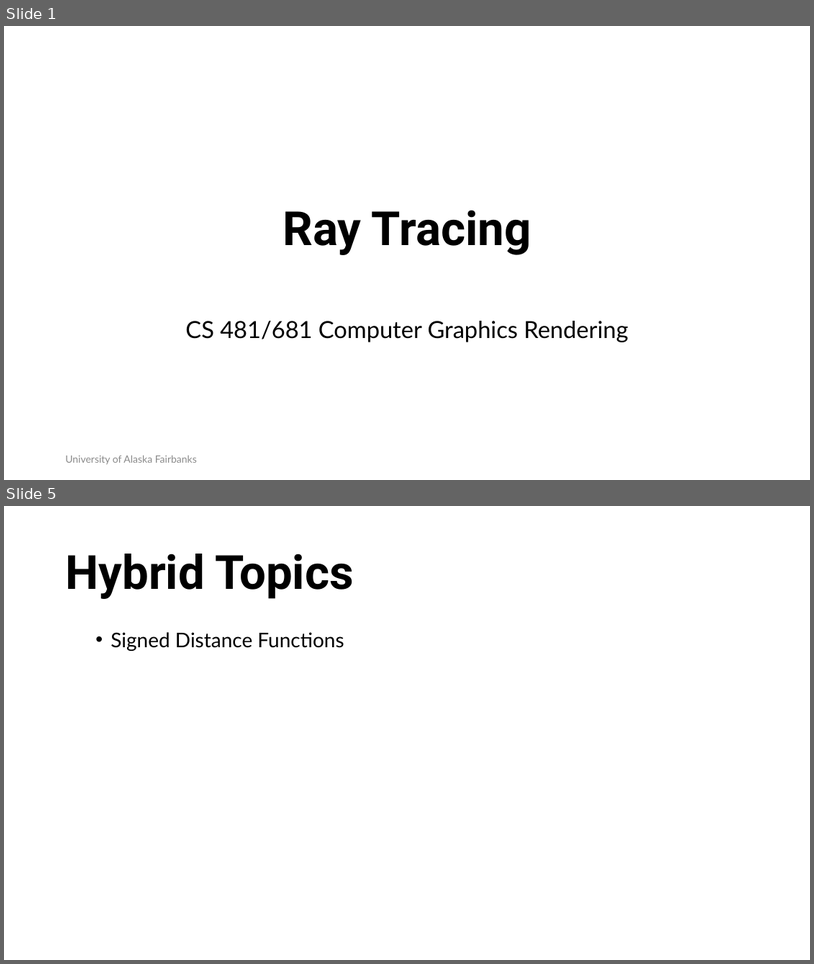
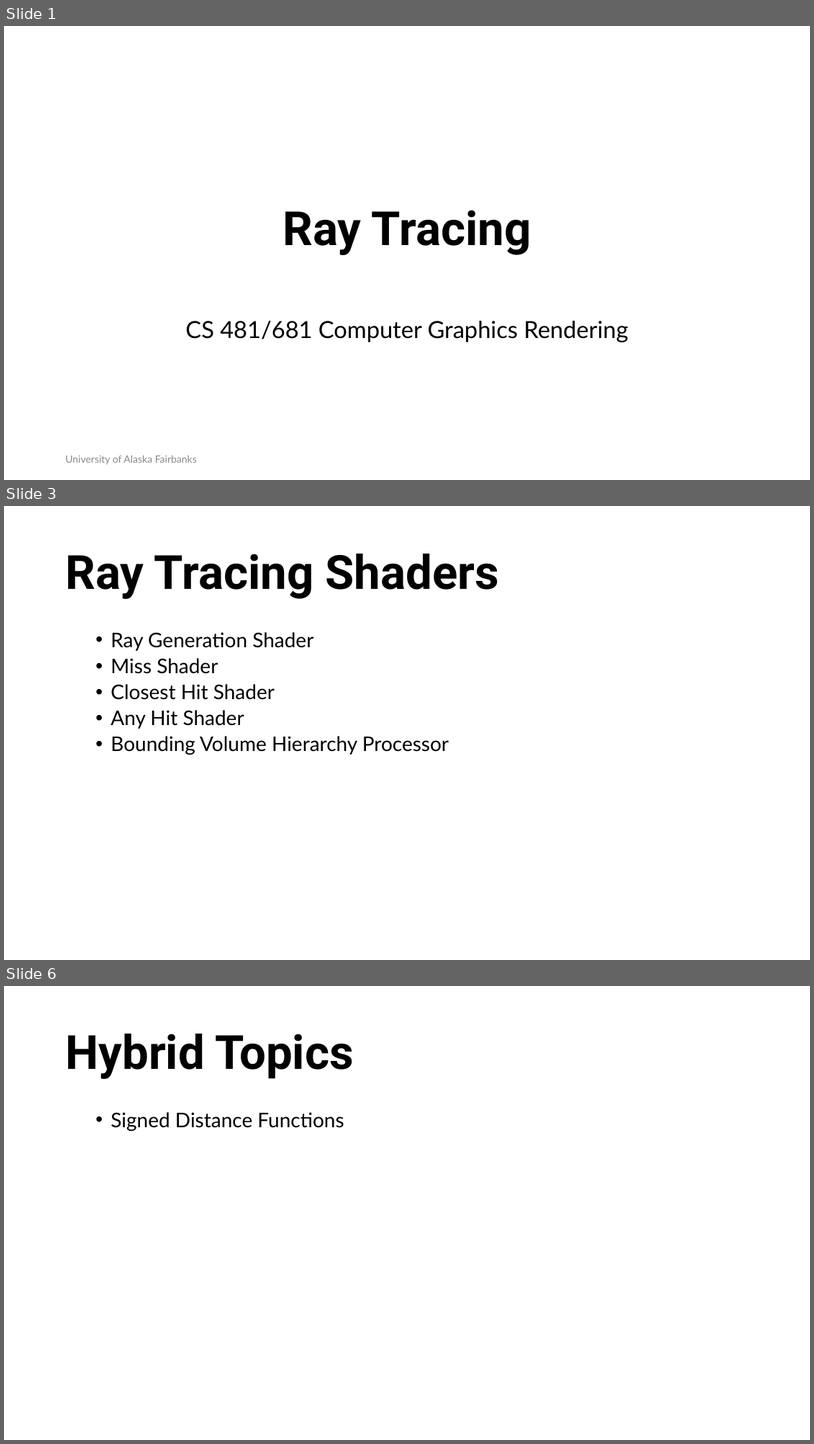
Before and after one commit to RahidZaman/cs481681-cgr, a slide deck: slides/pptx/week03.pptx. Shown one above the other, each under a label of ours: slides 1 and 5 before the commit, slides 1, 3 and 6 after it; the slides between them are not shown. The pictures are 814x964 and 814x1444 pixels, drawn with LibreOffice and Linux fonts; fonts in the diff are those of the drawing; background and template pictures are left out. Boxes give left, top, right and bottom in pixels: in the first picture for what was removed or moved away, otherwise in the second. Text is boxed around its words. In the diff, an @@ line names an element or a change of style, - is before the commit and + after.

Commit message:
Miss Shader and Sky Models Activity Worksheet

```diff
--- a/slides/pptx/week03.pptx
+++ b/slides/pptx/week03.pptx
@@ slide 3 added at box(4, 506, 810, 960), background #FFFFFF @@
@@ title added at box(65, 554, 499, 599), 56 pt, text #000000, bold @@
+Ray Tracing Shaders
@@ text added at box(111, 632, 449, 754), 24 pt, text #000000 @@
+  • Ray Generation Shader
+  • Miss Shader
+  • Closest Hit Shader
+  • Any Hit Shader
+  • Bounding Volume Hierarchy Processor
@@ what was slide 5 is now slide 6 @@
```
Also in this commit, not shown: 1 slide changed, 2 other slides added, 2 slides removed, 12 other files.
